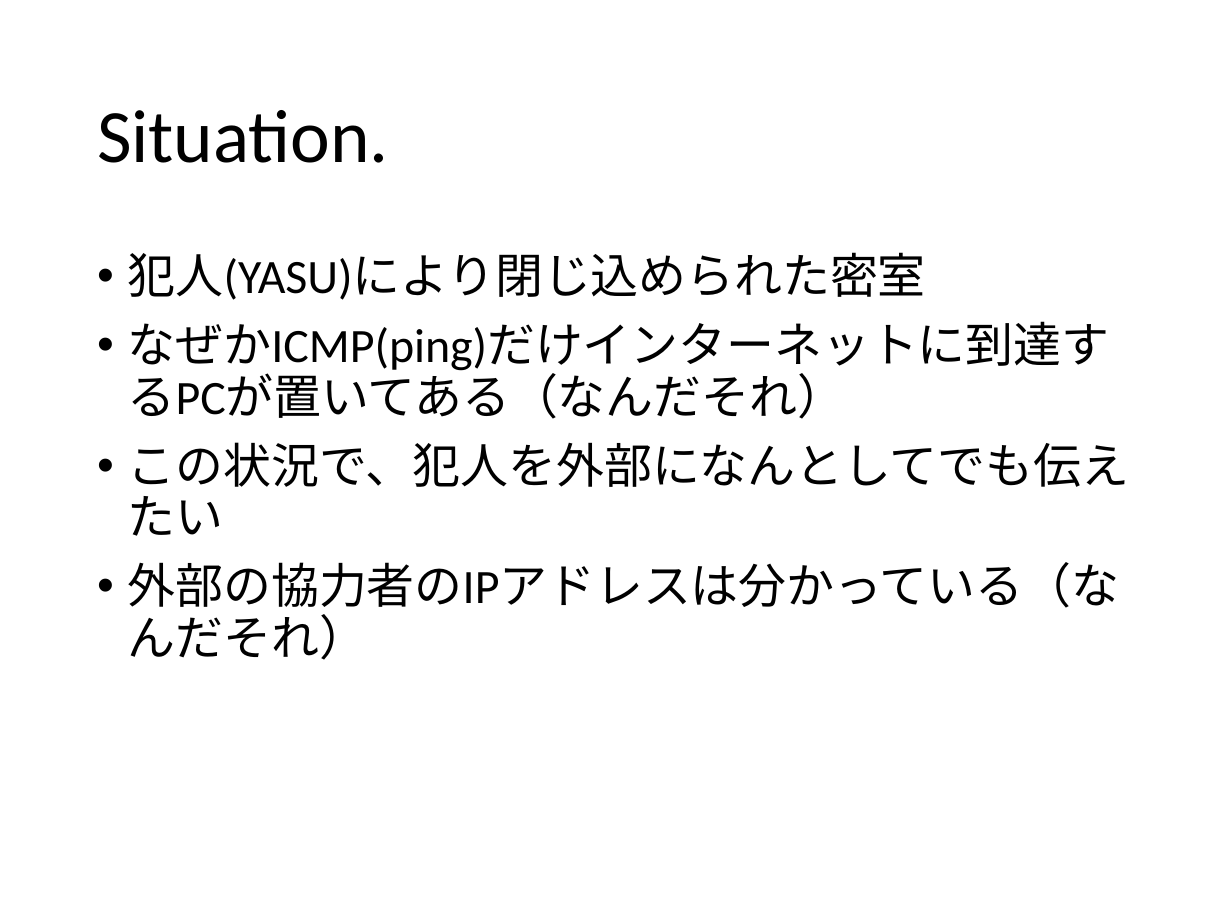
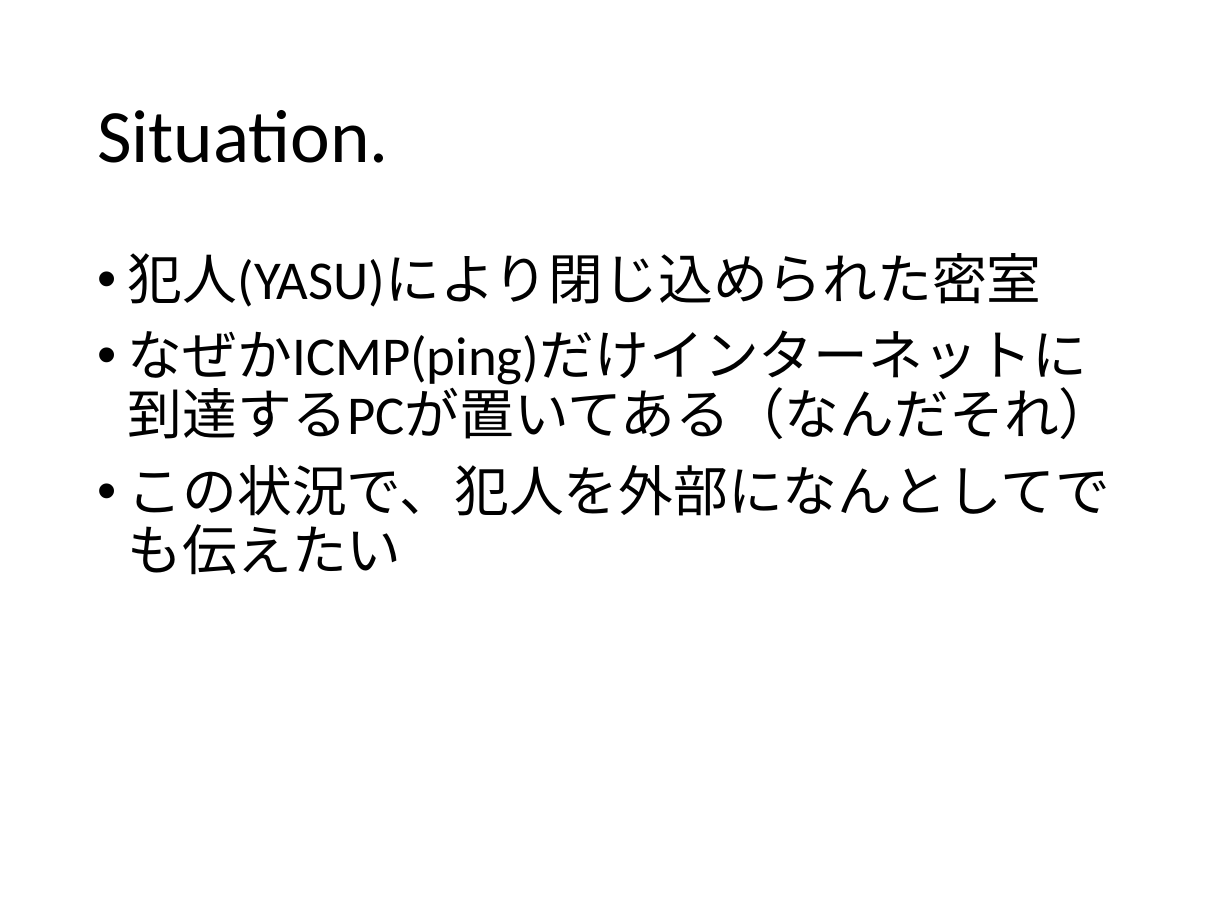
Before and after one commit to ozuma/sumida_sec, a slide deck: slide 5 of 2015-no.2/ppt/00_ozuma.pptx. Drawn at 1232x924 pixels with LibreOffice and Linux fonts; fonts in the diff are those of the drawing. Boxes give left, top, right and bottom in pixels: in the first picture for what was removed or moved away, otherwise in the second. Text is boxed around its words. In the diff, an @@ line names an element or a change of style, - is before the commit and + after.

```diff
--- a/2015-no.2/ppt/00_ozuma.pptx
+++ b/2015-no.2/ppt/00_ozuma.pptx
@@ text "犯人(YASU)により閉じ込められた密室" at box(128, 253, 1114, 575): size 28 to 32 pt @@
@@ text at box(128, 562, 1119, 660): paragraph removed @@
-• 外部の協力者のIPアドレスは分かっている（なんだそれ）
```
Also in this commit, not shown: 6 other slides changed, 6 slides added, 1 other file.
